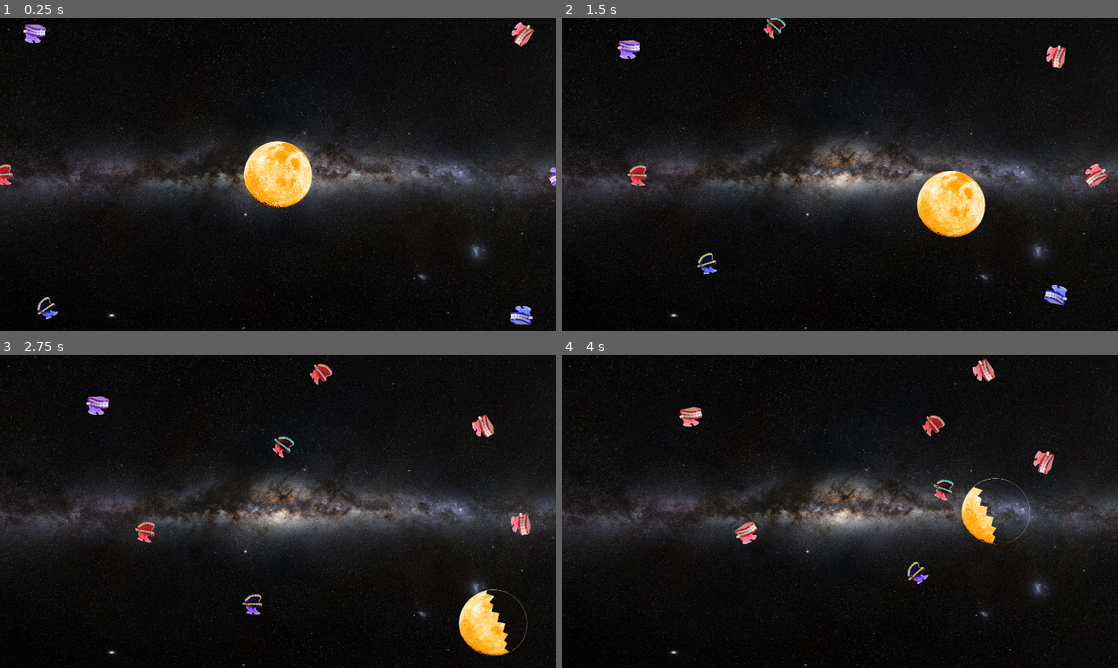
Above: before the commit, frames 1-4 (two rows, left to right).
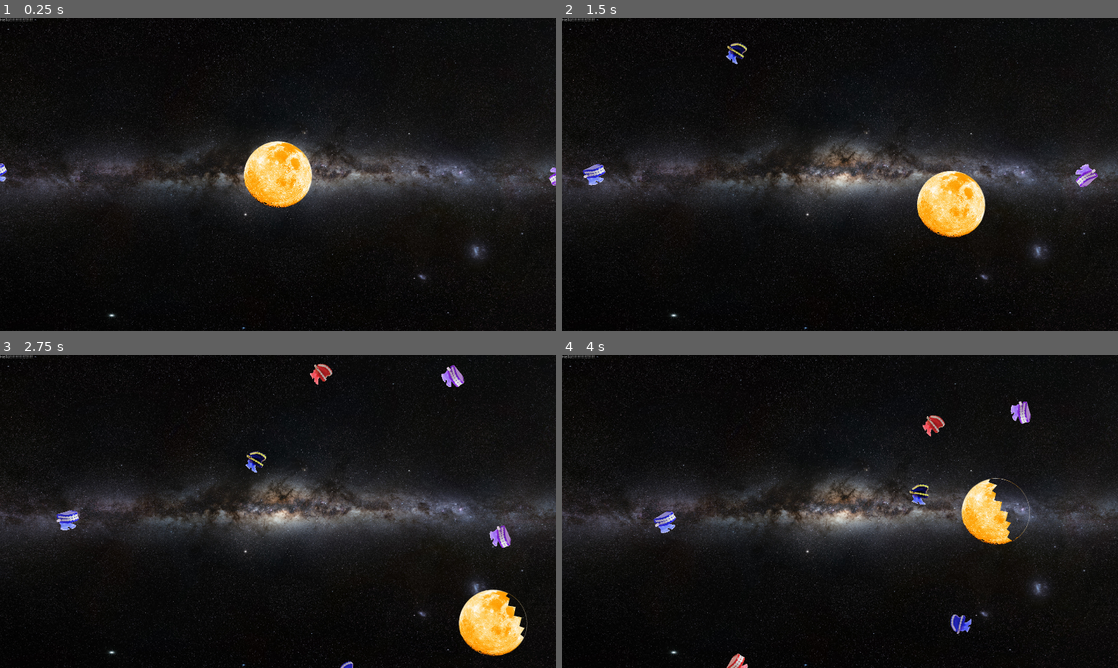
Above: after the commit, the same moments.

Repository: PushingPolygons/moonchomper-RosemaryKoshy
Game: Godot game, scene res://level/level.tscn
Two runs of this game, one before a commit and one after it. Both use one fixed random seed, a clock stepped at 60 frames per second and the inputs below.
Inputs (mouse positions are in pixels of both pictures, inside the frame that each line leads up to):
- Up to frame 1 (0.25 s): no input
- Up to frame 2 (1.5 s): move the mouse to (1112, 174) at 0.52 s; press the mouse at (1112, 174) at 0.53 s; hold Right (ui_right) 0.53-1.28 s; right-click (1112, 174) at 0.8 s; move the mouse to (1062, 299) at 1.27 s; release the mouse at (1062, 299) at 1.28 s; hold Down (ui_down) from 1.28 s (still down); right-click (1062, 299) at 1.35 s
- Up to frame 3 (2.75 s): click (500, 636) at 1.55 s; move the mouse to (189, 596) at 2.02 s; release Down (ui_down) at 2.03 s; press the mouse at (189, 596) at 2.03 s; hold Right (ui_right) from 2.03 s (still down); right-click (189, 596) at 2.3 s
- Up to frame 4 (4 s): move the mouse to (706, 530) at 2.77 s; release Right (ui_right) at 2.78 s; release the mouse at (706, 530) at 2.78 s; hold Up (ui_up) 2.78-3.53 s; right-click (706, 530) at 2.85 s; click (706, 530) at 3.05 s; move the mouse to (678, 411) at 3.52 s; press the mouse at (678, 411) at 3.53 s; hold Left (ui_left) from 3.53 s (still down); right-click (678, 411) at 3.8 s

The runs differ from the first frame. In frame 1, 0.9% of the frame differs, in the area x 0-96%, y 0-98%; in frame 2, 1.7%; in frame 3, 2.5%; in frame 4, 2.5%, in the area x 0-89%, y 0-100%.

Commit message:
add menu

Diff:
--- a/code/chomper/assets/chomper.gd
+++ b/code/chomper/assets/chomper.gd
@@ -41,4 +41,7 @@
 		update_texture()
 
 func update_texture() -> void:
-	$Area2D/Sprite.texture = chomper_textures[health - 1][round(speed / defaultspeed) -1 if round(speed / defaultspeed) - 1 > 0 else 0]
+	var relative_speed: float = round(speed / defaultspeed) - 1
+	if relative_speed < 0:
+		relative_speed = 0
+	$Area2D/Sprite.texture = chomper_textures[health - 1][relative_speed]
--- a/code/level/assets/level.gd
+++ b/code/level/assets/level.gd
@@ -3,13 +3,14 @@
 # Member variables:
 var chomper_ps: PackedScene = preload("res://chomper/chomper.tscn")
 
-export var chomper_max: int = 16
+export var chomper_min: int = 5
+export var chomper_max: int = 15
 export var chomper_distance: float = 1000.0 # px
 
 # When Level starts
 func _ready() -> void:
 	randomize()
-	var chomper_count = randi() % chomper_max
+	var chomper_count = randi() % (chomper_max - chomper_min + 1) + chomper_min
 	var center: Vector2 = get_viewport().get_visible_rect().size / 2
 	spawn_chompers(chomper_count, center, chomper_distance)
 	print("Spawned ", chomper_count, " chompers")
--- a/code/level/level.tscn
+++ b/code/level/level.tscn
@@ -1,8 +1,9 @@
-[gd_scene load_steps=4 format=2]
+[gd_scene load_steps=5 format=2]
 
 [ext_resource path="res://moon/moon.tscn" type="PackedScene" id=1]
 [ext_resource path="res://level/assets/level.gd" type="Script" id=2]
 [ext_resource path="res://level/assets/sky.jpg" type="Texture" id=3]
+[ext_resource path="res://menu/menu.tscn" type="PackedScene" id=4]
 
 [node name="Level" type="Node"]
 script = ExtResource( 2 )
@@ -14,3 +15,5 @@
 [node name="Moon" parent="." instance=ExtResource( 1 )]
 position = Vector2( 960, 540 )
 scale = Vector2( 0.5, 0.5 )
+
+[node name="Menu" parent="." instance=ExtResource( 4 )]
--- /dev/null
+++ b/code/menu/menu.gd
@@ -0,0 +1,19 @@
+extends Control
+
+class_name Menu
+
+
+# Declare member variables here. Examples:
+# var a = 2
+# var b = "text"
+
+
+# Called when menu enters the scene
+func _ready():
+	$Panel.hide()
+
+
+
+# Called every frame. 'delta' is the elapsed time since the previous frame.
+#func _process(delta):
+#	pass
--- /dev/null
+++ b/code/menu/menu.tscn
@@ -0,0 +1,33 @@
+[gd_scene load_steps=2 format=2]
+
+[ext_resource path="res://menu/menu.gd" type="Script" id=1]
+
+[node name="Menu" type="Control"]
+anchor_right = 1.0
+anchor_bottom = 1.0
+script = ExtResource( 1 )
+__meta__ = {
+"_edit_use_anchors_": false
+}
+
+[node name="Panel" type="Panel" parent="."]
+anchor_left = 0.5
+anchor_top = 0.5
+anchor_right = 0.5
+anchor_bottom = 0.5
+margin_left = -240.0
+margin_top = -270.0
+margin_right = 240.0
+margin_bottom = 270.0
+__meta__ = {
+"_edit_use_anchors_": false
+}
+
+[node name="Label" type="Label" parent="."]
+margin_top = 0.353157
+margin_right = 114.0
+margin_bottom = 14.3532
+text = "Hello!!!!!!!!!!!!!!!!!!!!"
+__meta__ = {
+"_edit_use_anchors_": false
+}
--- a/code/project.godot
+++ b/code/project.godot
@@ -14,6 +14,11 @@
 "language": "GDScript",
 "path": "res://chomper/assets/chomper.gd"
 }, {
+"base": "Control",
+"class": "Menu",
+"language": "GDScript",
+"path": "res://menu/menu.gd"
+}, {
 "base": "Node2D",
 "class": "Moon",
 "language": "GDScript",
@@ -21,6 +26,7 @@
 } ]
 _global_script_class_icons={
 "Chomper": "",
+"Menu": "",
 "Moon": ""
 }
 
